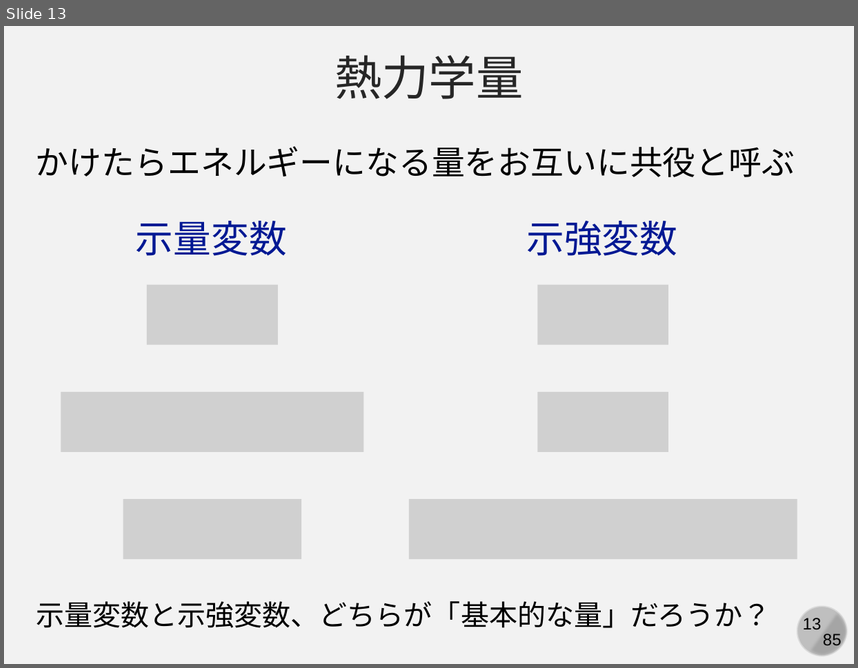
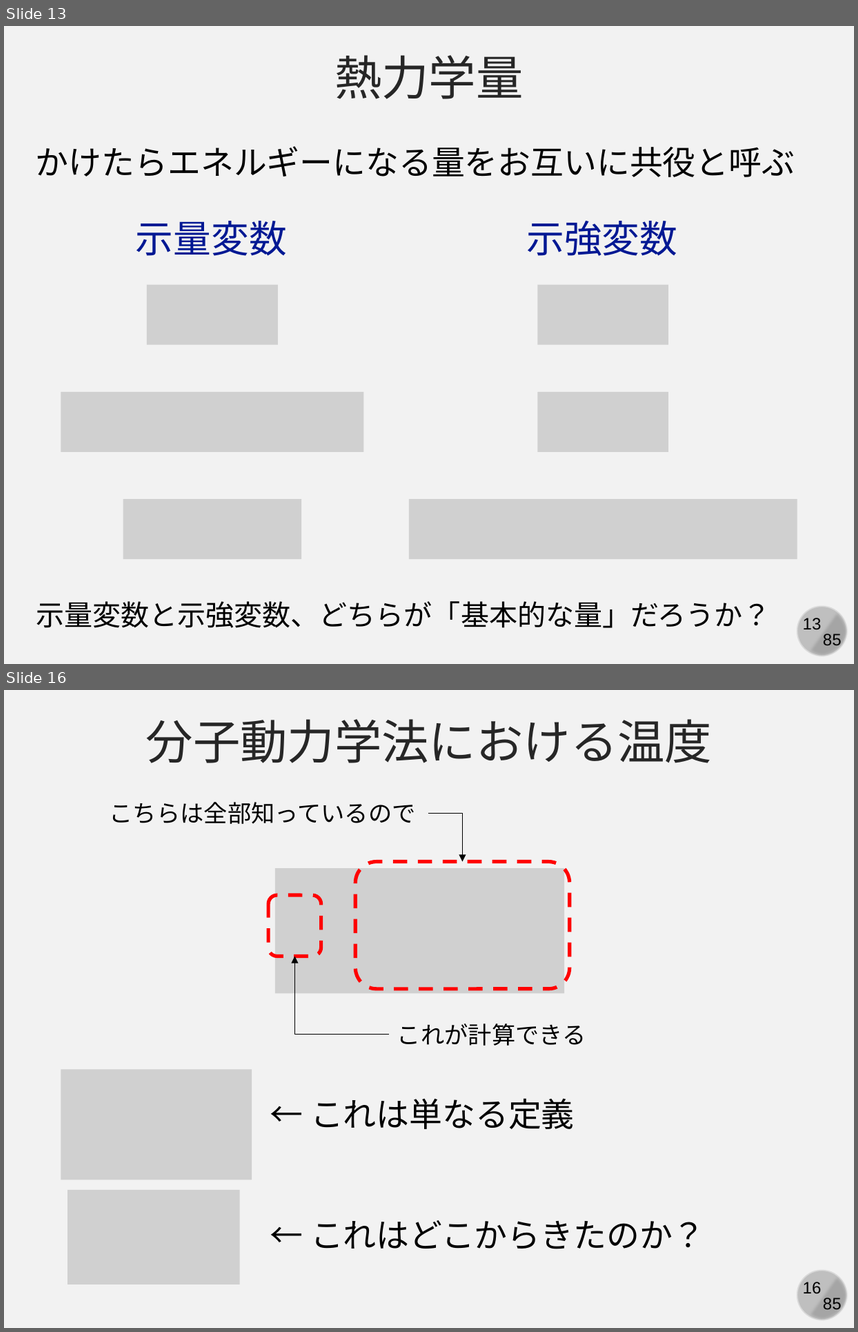
Before and after one commit to kaityo256/simulation_engineering, a slide deck: 06_md_observable/simulation06.pptx. Shown one above the other, each under a label of ours: slide 13 before the commit, slides 13 and 16 after it; the slides between them are not shown. The pictures are 858x668 and 858x1332 pixels, drawn with LibreOffice and Linux fonts; fonts in the diff are those of the drawing; grey boxes stand for pictures. Boxes give left, top, right and bottom in pixels: in the first picture for what was removed or moved away, otherwise in the second. Text is boxed around its words. In the diff, an @@ line names an element or a change of style, - is before the commit and + after.

```diff
--- a/06_md_observable/simulation06.pptx
+++ b/06_md_observable/simulation06.pptx
@@ slide 16 added at [4, 690, 854, 1328], background #F2F2F2; not listed: 4 template elements that a slide beside it also shows @@
@@ text added at [146, 719, 713, 763], 40 pt, text #262626 @@
+分子動力学法における温度
@@ text added at [110, 802, 416, 824], 20 pt, text #000000 @@
+こちらは全部知っているので
@@ elbow arrow added from (428, 814) to (462, 862), #000000 0.5 pt @@
@@ picture added at [275, 869, 564, 994] @@
@@ rounded rectangle added at [355, 862, 569, 989], outline #FF0000 3 pt dashed @@
@@ rounded rectangle added at [268, 895, 321, 956], outline #FF0000 3 pt dashed @@
@@ elbow arrow added from (389, 1034) to (294, 956), #000000 0.5 pt @@
@@ text added at [397, 1023, 586, 1045], 20 pt, text #000000 @@
+これが計算できる
@@ picture added at [61, 1069, 252, 1180] @@
@@ text added at [310, 1098, 575, 1129], 28 pt, text #000000 @@
+← これは単なる定義
@@ picture added at [67, 1190, 240, 1284] @@
@@ text added at [310, 1220, 706, 1249], 28 pt, text #000000 @@
+← これはどこからきたのか？
```
Also in this commit, not shown: 2 slides changed, 7 other slides added.
